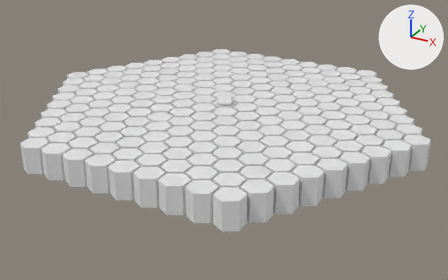
What one commit did to the OBJ model assets/meshes/measure/hexes/2d/sphere/8.obj.
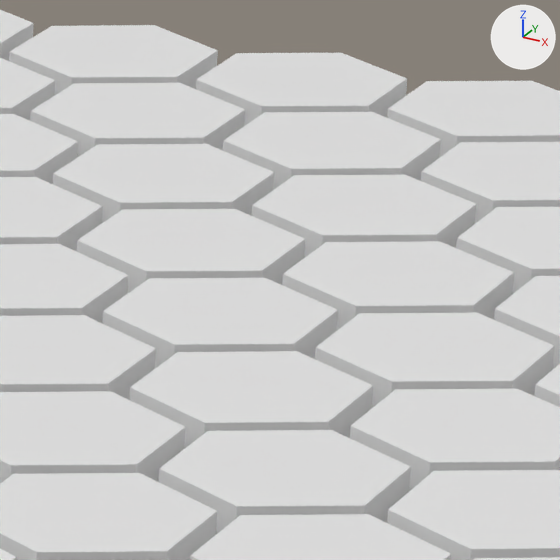
There are two pictures of each version: one whole from a 50 mm lens placed at (10.27, -18.7, 8.77), pointed at (0.18, -0.36, -0.41), one close up on the part from 62% to 74% of the width and 20% to 40% of the height. Arrows for +X, +Y and +Z are at upper right; the lights stay in place. Where no turn or scale is listed for an object, it has been applied to the vertices. Vertices at the same position are counted once.

Objects in the first close-up: 'HexSmaller.1401'.
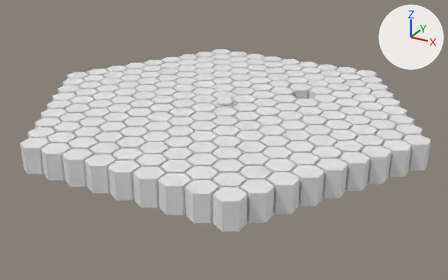
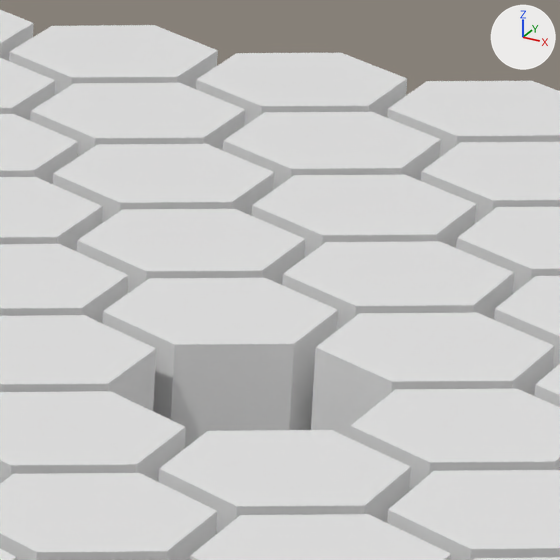
The change in detail:
me_hexsmaller_1401 has 2616 vertices, 4360 faces and spans x -7.32..7.32, y -6.45..6.45, z 0.0..1.0.
me_hexsmaller_1401 is used by ob_hexsmaller_1401; location (0.0, 0.0, 0.0).
me_hexsmaller_1401 part 1: the loose piece of 12 vertices spanning x 1.78..2.55, y 1.8..2.7, z 0.0..0.9 is deleted.

Changed parts and their boxes (x1, y1, x2, y2) in the close-ups (560 x 560 px):
part 1 of me_hexsmaller_1401, deleted: before (129, 351, 373, 448)
